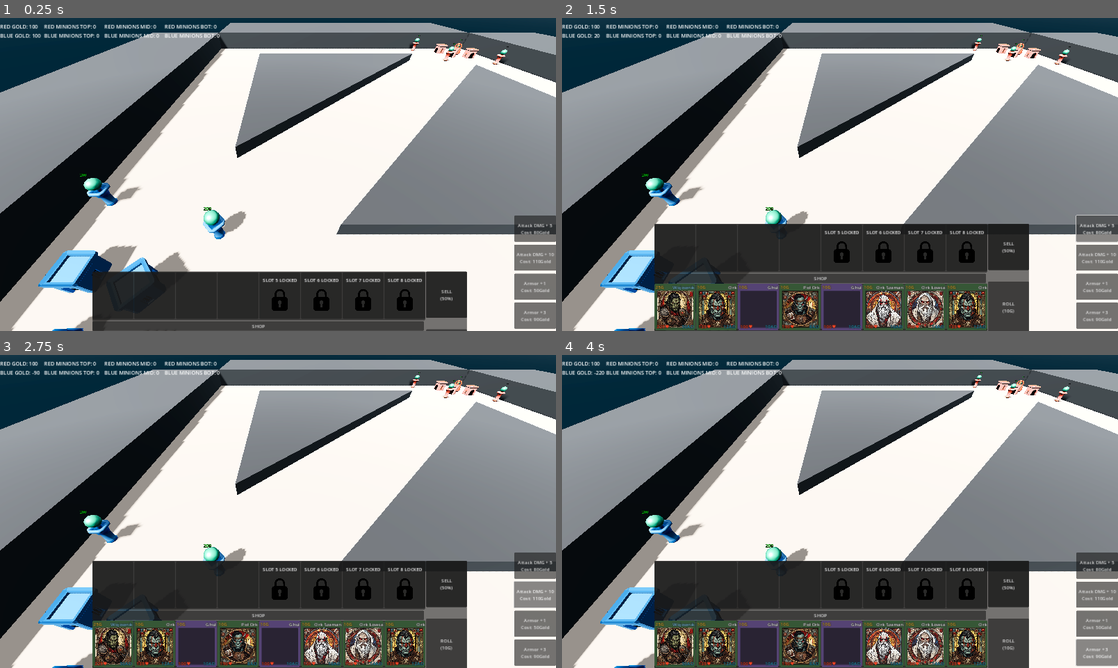
Above: before the commit, frames 1-4 (two rows, left to right).
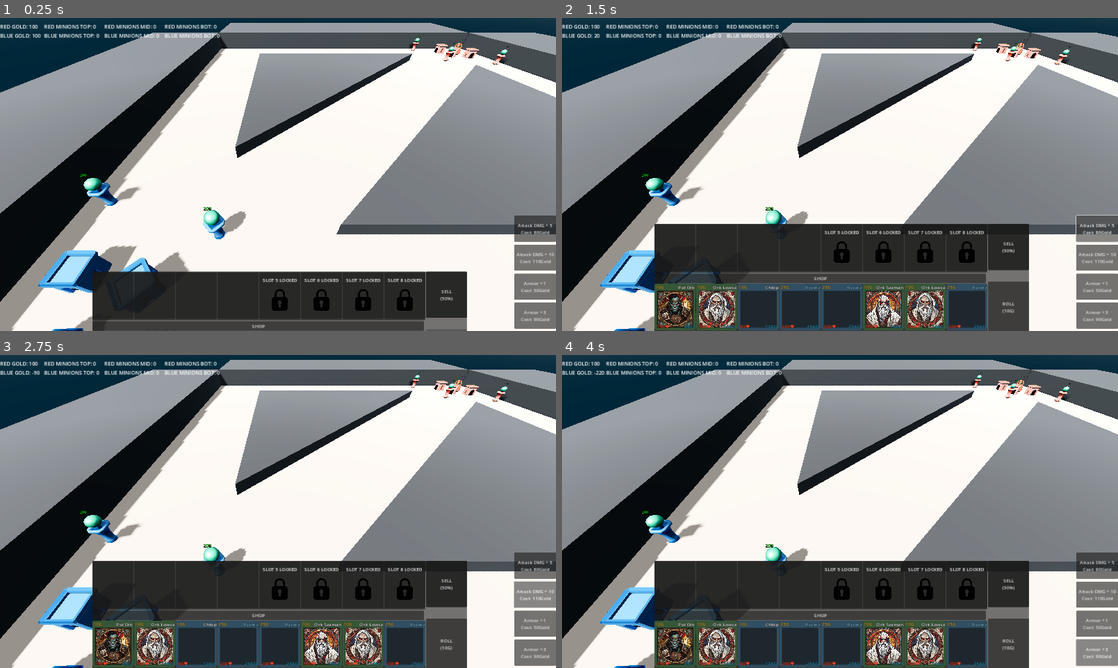
Above: after the commit, the same moments.

Repository: RadekGrzankowski/ChipsowyJam1
Game: Godot game, scene res://Scenes/Levels/wip_scene.tscn
The game is run twice, just before and just after one commit, with the same random seed, the same clock (stepped at 60 frames per second) and the same inputs.
Inputs:
- Up to frame 1 (0.25 s): no input
- Up to frame 2 (1.5 s): click "SHOP" at 0.5 s; click "Attack DMG + 5 Cost: 80Gold" at 1.25 s
- Up to frame 3 (2.75 s): click "Attack DMG + 10 Cost: 110Gold" at 2 s
- Up to frame 4 (4 s): click "Armor + 1 Cost: 50Gold" at 2.75 s; click "Armor + 3 Cost: 90Gold" at 3.5 s

The runs differ from the first frame. In frame 1, less than 0.1% of the frame differs, in the area x 76-84%, y 99-100%; in frame 2, 3.9%, in the area x 16-77%, y 84-100%; in frame 3, 3.9%; in frame 4, 3.9%.

Commit message:
Disabling roll button when UI is hidden + folder fixes

Diff:
--- /dev/null
+++ b/ChipsowyJam/Scenes/Assets/Cards/Humans/chlop.tres
@@ -0,0 +1,16 @@
+[gd_resource type="Resource" load_steps=2 format=3 uid="uid://bss0s5hx6l8x4"]
+
+[ext_resource type="Script" path="res://Scenes/Assets/Cards/card_stats.gd" id="1_vyqhi"]
+
+[resource]
+script = ExtResource("1_vyqhi")
+name = "Chłop"
+race = 0
+tier = 0
+description = ""
+cost = 10
+health = 80
+attack_damage = 12
+armor = 5
+attack_speed = 1.0
+type = 0
--- a/ChipsowyJam/Scenes/Assets/Cards/Humans/rycerz.tres
+++ b/ChipsowyJam/Scenes/Assets/Cards/Humans/rycerz.tres
@@ -1,6 +1,6 @@
 [gd_resource type="Resource" load_steps=2 format=3 uid="uid://ck1jo5iaygoc2"]
 
-[ext_resource type="Script" path="res://Scripts/card_stats.gd" id="1_xajib"]
+[ext_resource type="Script" path="res://Scenes/Assets/Cards/card_stats.gd" id="1_xajib"]
 
 [resource]
 script = ExtResource("1_xajib")
--- a/ChipsowyJam/Scenes/Assets/Cards/Orcs/ork.tres
+++ b/ChipsowyJam/Scenes/Assets/Cards/Orcs/ork.tres
@@ -1,7 +1,7 @@
 [gd_resource type="Resource" load_steps=3 format=3 uid="uid://c4jxg1kfqxv83"]
 
 [ext_resource type="Texture2D" uid="uid://c0ooohmhcu7ck" path="res://Textures/orc4_picture.jpg" id="1_r0y4x"]
-[ext_resource type="Script" path="res://Scripts/card_stats.gd" id="2_c7ypr"]
+[ext_resource type="Script" path="res://Scenes/Assets/Cards/card_stats.gd" id="2_c7ypr"]
 
 [resource]
 script = ExtResource("2_c7ypr")
--- a/ChipsowyJam/Scenes/Assets/Cards/Orcs/ork_szaman.tres
+++ b/ChipsowyJam/Scenes/Assets/Cards/Orcs/ork_szaman.tres
@@ -1,7 +1,7 @@
 [gd_resource type="Resource" load_steps=3 format=3 uid="uid://c677paac1ok1r"]
 
 [ext_resource type="Texture2D" uid="uid://bvquxytjipkno" path="res://Textures/orc2_picture.jpg" id="1_ctorp"]
-[ext_resource type="Script" path="res://Scripts/card_stats.gd" id="1_f6rah"]
+[ext_resource type="Script" path="res://Scenes/Assets/Cards/card_stats.gd" id="1_f6rah"]
 
 [resource]
 script = ExtResource("1_f6rah")
--- a/ChipsowyJam/Scenes/Assets/Cards/Orcs/ork_łowca.tres
+++ b/ChipsowyJam/Scenes/Assets/Cards/Orcs/ork_łowca.tres
@@ -1,6 +1,6 @@
 [gd_resource type="Resource" load_steps=3 format=3 uid="uid://duytcrafgxeb3"]
 
-[ext_resource type="Script" path="res://Scripts/card_stats.gd" id="1_liuik"]
+[ext_resource type="Script" path="res://Scenes/Assets/Cards/card_stats.gd" id="1_liuik"]
 [ext_resource type="Texture2D" uid="uid://xtfpddj5qd3s" path="res://Textures/orc5_picture.jpg" id="1_t5ncu"]
 
 [resource]
--- a/ChipsowyJam/Scenes/Assets/Cards/Orcs/pół_ork.tres
+++ b/ChipsowyJam/Scenes/Assets/Cards/Orcs/pół_ork.tres
@@ -1,6 +1,6 @@
 [gd_resource type="Resource" load_steps=3 format=3 uid="uid://dyyyn6x6h1ypo"]
 
-[ext_resource type="Script" path="res://Scripts/card_stats.gd" id="1_j3tkc"]
+[ext_resource type="Script" path="res://Scenes/Assets/Cards/card_stats.gd" id="1_j3tkc"]
 [ext_resource type="Texture2D" uid="uid://y1bj8kvqc7tk" path="res://Textures/orc3_picture.jpg" id="1_umvnj"]
 
 [resource]
--- a/ChipsowyJam/Scenes/Assets/Cards/Orcs/wojownik.tres
+++ b/ChipsowyJam/Scenes/Assets/Cards/Orcs/wojownik.tres
@@ -1,6 +1,6 @@
 [gd_resource type="Resource" load_steps=3 format=3 uid="uid://cghb5gashwsrb"]
 
-[ext_resource type="Script" path="res://Scripts/card_stats.gd" id="1_4ra1a"]
+[ext_resource type="Script" path="res://Scenes/Assets/Cards/card_stats.gd" id="1_4ra1a"]
 [ext_resource type="Texture2D" uid="uid://cw38ik6ufr3ui" path="res://Textures/orc1_picture.jpg" id="1_lnd13"]
 
 [resource]
--- a/ChipsowyJam/Scenes/Assets/Cards/Undead/ghul.tres
+++ b/ChipsowyJam/Scenes/Assets/Cards/Undead/ghul.tres
@@ -1,6 +1,6 @@
 [gd_resource type="Resource" load_steps=2 format=3 uid="uid://cblt1257e70cy"]
 
-[ext_resource type="Script" path="res://Scripts/card_stats.gd" id="1_usejh"]
+[ext_resource type="Script" path="res://Scenes/Assets/Cards/card_stats.gd" id="1_usejh"]
 
 [resource]
 script = ExtResource("1_usejh")
--- a/ChipsowyJam/Scenes/Levels/wip_scene.tscn
+++ b/ChipsowyJam/Scenes/Levels/wip_scene.tscn
@@ -6,6 +6,8 @@
 [ext_resource type="PackedScene" uid="uid://0cdht6xykwu7" path="res://Scenes/UI/HUD.tscn" id="2_qn11f"]
 [ext_resource type="Script" path="res://Scripts/Camera3D.gd" id="4_rci3m"]
 [ext_resource type="Resource" uid="uid://cblt1257e70cy" path="res://Scenes/Assets/Cards/Undead/ghul.tres" id="6_a5bnr"]
+[ext_resource type="Resource" uid="uid://ck1jo5iaygoc2" path="res://Scenes/Assets/Cards/Humans/rycerz.tres" id="6_psuar"]
+[ext_resource type="Resource" uid="uid://bss0s5hx6l8x4" path="res://Scenes/Assets/Cards/Humans/chlop.tres" id="7_gy7xt"]
 
 [sub_resource type="ProceduralSkyMaterial" id="ProceduralSkyMaterial_trv5t"]
 sky_top_color = Color(0.764706, 0.827451, 0.917647, 1)
@@ -57,4 +59,5 @@
 environment = SubResource("Environment_6gxsl")
 
 [node name="CardsUI" parent="." instance=ExtResource("1_1hggn")]
+human_cards_array = [ExtResource("6_psuar"), ExtResource("7_gy7xt")]
 undead_cards_array = [ExtResource("6_a5bnr")]
--- a/ChipsowyJam/Scenes/UI/cards_ui.tscn
+++ b/ChipsowyJam/Scenes/UI/cards_ui.tscn
@@ -156,6 +156,7 @@
 layout_mode = 2
 size_flags_vertical = 3
 size_flags_stretch_ratio = 8.0
+disabled = true
 text = "ROLL
 (10G)"
 
--- a/ChipsowyJam/Scripts/CardsUI.gd
+++ b/ChipsowyJam/Scripts/CardsUI.gd
@@ -48,9 +48,13 @@
 
 func open_ui():
 	if ui_open == false:
+		print("Shop UI opened")
+		$UI/CardsPanelsAndTools/Tools/Roll.disabled = false
 		ui.position.y -= 165
 		ui_open = true
 	elif ui_open == true:
+		print("Shop UI closed")
+		$UI/CardsPanelsAndTools/Tools/Roll.disabled = true
 		ui.position.y += 165
 		ui_open = false
 
Renamed: ChipsowyJam/Scripts/card_stats.gd -> ChipsowyJam/Scenes/Assets/Cards/card_stats.gd
Not shown: 1 places in ChipsowyJam/Scenes/Levels/wip_scene.tscn that only renumber resources
